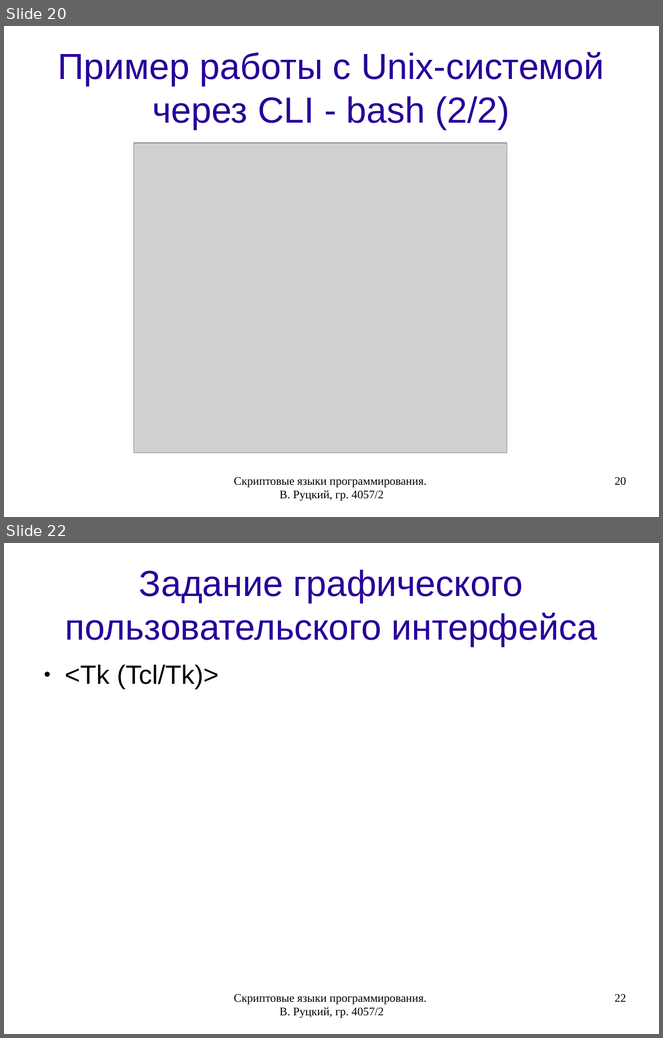
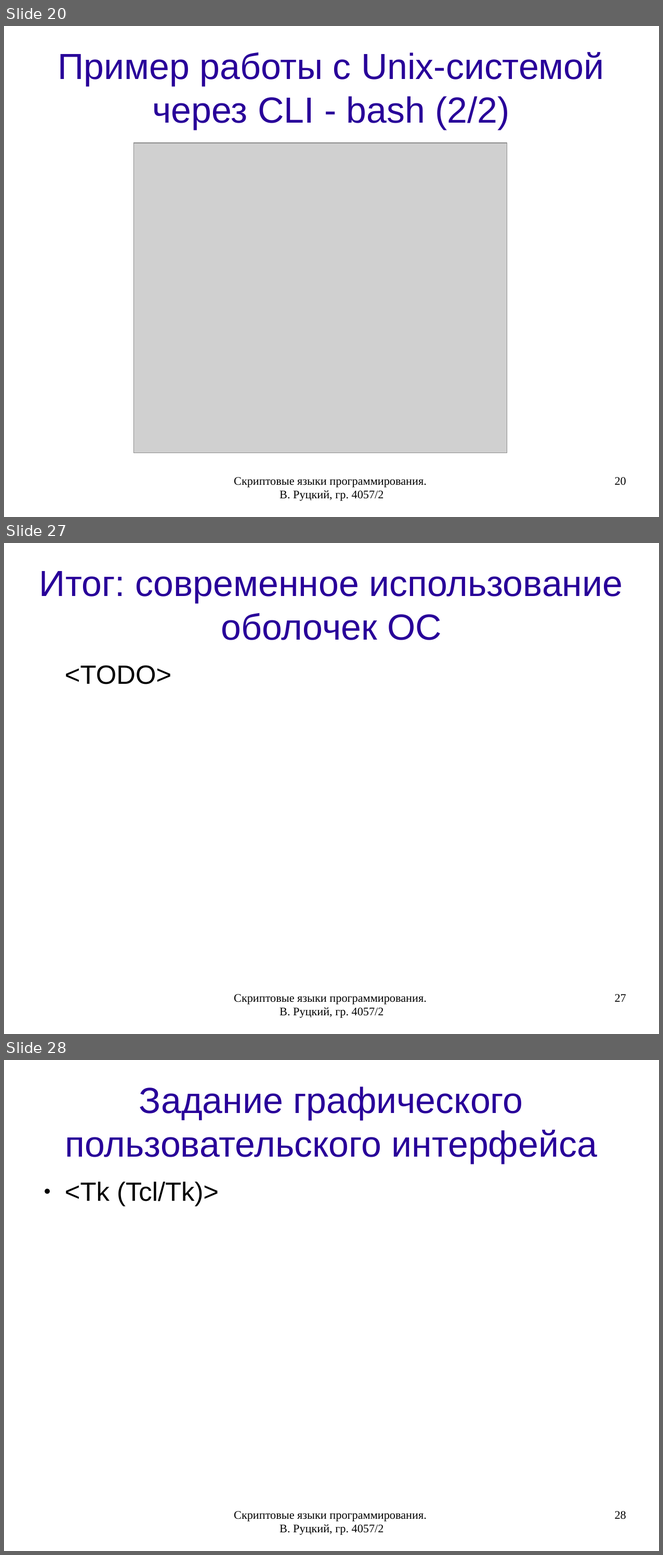
Before and after one commit to rutsky/semester07, a slide deck: Operation_systems/scripting_languages/40572_Rutsky_Scripting_languages.odp. Shown one above the other, each under a label of ours: slides 20 and 22 before the commit, slides 20, 27 and 28 after it; the slides between them are not shown. The pictures are 663x1038 and 663x1555 pixels, drawn with LibreOffice and Linux fonts; fonts in the diff are those of the drawing; grey boxes stand for pictures. Boxes give left, top, right and bottom in pixels: in the first picture for what was removed or moved away, otherwise in the second. Text is boxed around its words. In the diff, an @@ line names an element or a change of style, - is before the commit and + after.

```diff
--- a/Operation_systems/scripting_languages/40572_Rutsky_Scripting_languages.odp
+++ b/Operation_systems/scripting_languages/40572_Rutsky_Scripting_languages.odp
@@ slide 27 added at [4, 543, 659, 1034], background #FFFFFF @@
@@ title added at [39, 571, 623, 640], 44 pt, text #280099 @@
+Итог: современное использование оболочек ОС
@@ text added at [65, 665, 171, 684], 32 pt, text #000000 @@
+<TODO>
@@ text added at [234, 994, 426, 1018], 14 pt, text #000000 @@
+Скриптовые языки программирования. В. Руцкий, гр. 4057/2
@@ page number added at [615, 994, 626, 1002], 14 pt, text #000000 @@
+27
@@ what was slide 22 is now slide 28 @@
@@ page number at [615, 1511, 626, 1520]: text changed @@
-22
+28
```
Also in this commit, not shown: 2 slides changed, 5 other slides added.
